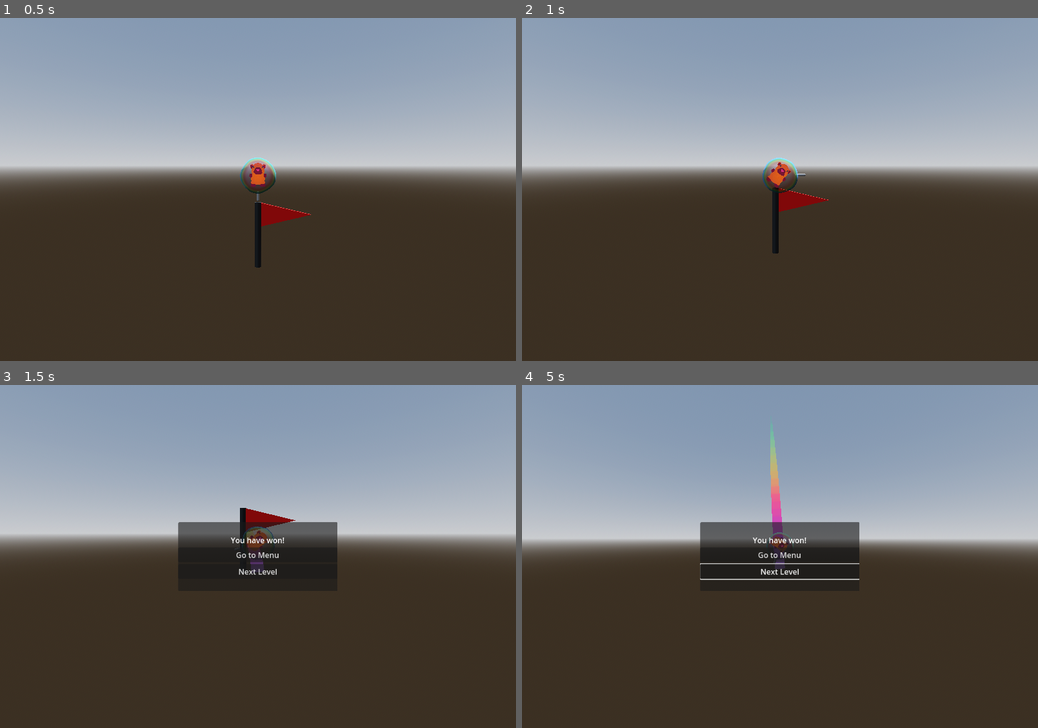
Above: before the commit, frames 1-4 (two rows, left to right).
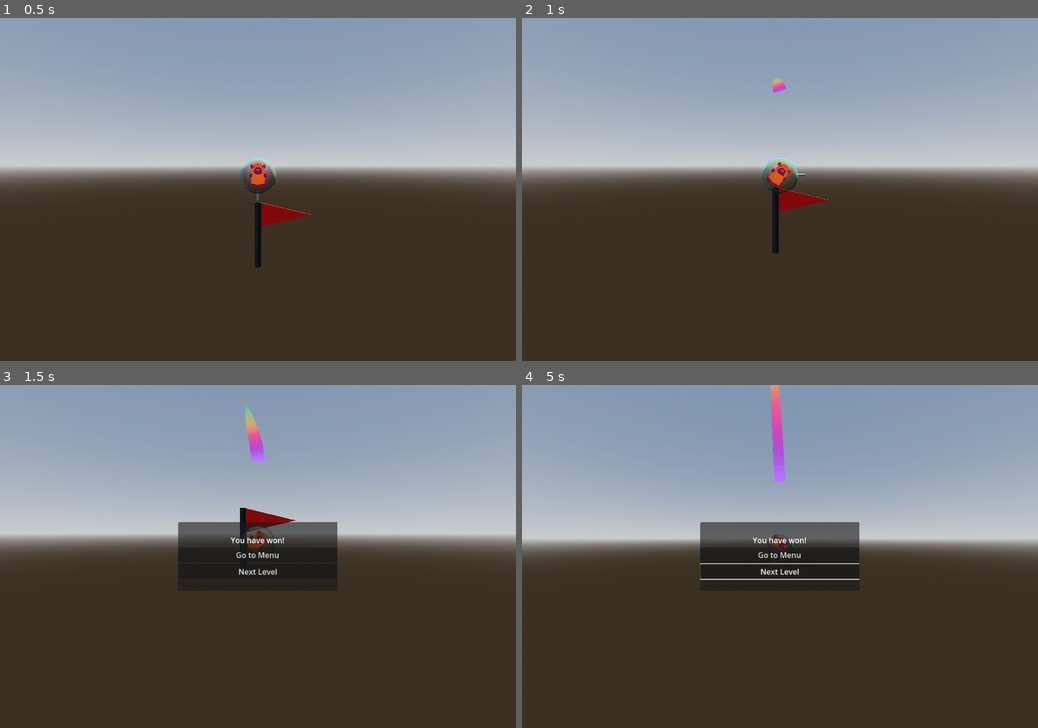
Above: after the commit, the same moments.

Repository: Mastermori/BubbeBounce
Game: Godot game, scene res://levels/base_level.tscn
Same seed, same stepped clock (60 frames per second), same inputs: the game is played once before the commit and once after it.
Inputs (mouse positions are in pixels of both pictures, inside the frame that each line leads up to):
- Up to frame 1 (0.5 s): no input
- Up to frame 2 (1 s): tap Enter (ui_accept) at 0.5, 0.77 s; move the mouse to (893, 172) at 0.52 s; press the mouse at (893, 172) at 0.53 s; hold D (move_right) from 0.53 s (still down)
- Up to frame 3 (1.5 s): move the mouse to (154, 573) at 1.27 s; release D (move_right) at 1.28 s; release the mouse at (154, 573) at 1.28 s; hold A (move_left) from 1.28 s (still down); click (154, 573) at 1.35 s
- Up to frame 4 (5 s): tap Enter (ui_accept) at 1.52, 4.52 s; release A (move_left) at 2 s; click "Next Level" at 2 s; click "Next Level" at 2.75 s; move the mouse to (831, 481) at 3.52 s; press the mouse at (831, 481) at 3.53 s; hold D (move_right) from 3.53 s (still down); move the mouse to (754, 625) at 4.27 s; release the mouse at (754, 625) at 4.28 s; click (754, 625) at 4.35 s

Frame 1 is identical in both runs. In frame 2, less than 0.1% of the frame differs, in the area x 48-52%, y 17-22%; in frame 3, 0.4%; in frame 4, 1.0%, in the area x 48-51%, y 0-54%.

Commit message:
level test

Diff:
--- /dev/null
+++ b/levels/ben_01.tscn
@@ -0,0 +1,36 @@
+[gd_scene load_steps=4 format=3 uid="uid://44m8ypt2cdal"]
+
+[ext_resource type="PackedScene" uid="uid://cscpcll7v3oqy" path="res://levels/base_level.tscn" id="1_5qyrj"]
+[ext_resource type="PackedScene" uid="uid://cut0lpewlcm1b" path="res://platforms/ig_tasse.tscn" id="2_xx52a"]
+[ext_resource type="PackedScene" uid="uid://bnv8gdwbstnq5" path="res://platforms/star.tscn" id="3_hxp6r"]
+
+[node name="Ben 01" instance=ExtResource("1_5qyrj")]
+
+[node name="IgTasse3" parent="Obstacles" index="0" instance=ExtResource("2_xx52a")]
+transform = Transform3D(-0.110228, 0.358078, -0.927162, -0.163107, -0.926717, -0.338515, -0.980432, 0.113914, 0.160556, 10.8716, -2.06425, -0.370535)
+
+[node name="IgTasse" parent="Obstacles" index="1" instance=ExtResource("2_xx52a")]
+transform = Transform3D(0.131084, -0.659573, 0.740122, -0.607846, 0.536295, 0.585586, -0.78316, -0.526641, -0.33062, -0.116122, -1.96112, 0.540396)
+
+[node name="IgTasse2" parent="Obstacles" index="2" instance=ExtResource("2_xx52a")]
+transform = Transform3D(-0.147988, -0.0965263, 0.984267, 0.521557, -0.853201, -0.00525468, 0.840284, 0.512573, 0.176608, 21.5488, -1.54466, -0.352093)
+
+[node name="IgTasse4" parent="Obstacles" index="3" instance=ExtResource("2_xx52a")]
+transform = Transform3D(-0.110228, 0.358078, -0.927162, -0.163107, -0.926717, -0.338515, -0.980432, 0.113914, 0.160556, 4.67523, -3.13338, -0.370535)
+
+[node name="IgTasse5" parent="Obstacles" index="4" instance=ExtResource("2_xx52a")]
+transform = Transform3D(-0.110228, 0.358078, -0.927162, -0.163107, -0.926717, -0.338515, -0.980432, 0.113914, 0.160556, 29.9302, 6.60415, -0.370535)
+
+[node name="IgTasse6" parent="Obstacles" index="5" instance=ExtResource("2_xx52a")]
+transform = Transform3D(-0.147988, -0.0965263, 0.984267, 0.521557, -0.853201, -0.00525468, 0.840284, 0.512573, 0.176608, 16.1391, -3.16758, -0.352093)
+
+[node name="star" parent="Obstacles" index="6" instance=ExtResource("3_hxp6r")]
+transform = Transform3D(-0.00455525, 0, 0.99999, -0.377643, 0.92595, -0.00172028, -0.92594, -0.377647, -0.00421794, 34.9669, 10.0911, -1.59506)
+
+[node name="Player" parent="." index="4"]
+transform = Transform3D(1, 0, 0, 0, 1, 0, 0, 0, 1, -0.0615311, 2.31421, 0)
+
+[node name="Goal" parent="." index="5"]
+transform = Transform3D(1, 0, 0, 0, 1, 0, 0, 0, 1, 35.2394, 9.69289, 0)
+
+[editable path="GameEndPopup"]
--- a/levels/test_level.tscn
+++ b/levels/test_level.tscn
@@ -1,7 +1,9 @@
-[gd_scene load_steps=5 format=3 uid="uid://c74ehhapvjwaf"]
+[gd_scene load_steps=7 format=3 uid="uid://c74ehhapvjwaf"]
 
 [ext_resource type="PackedScene" uid="uid://cscpcll7v3oqy" path="res://levels/base_level.tscn" id="1_46lwt"]
-[ext_resource type="PackedScene" uid="uid://b8v2khjncm8uk" path="res://platforms/cola.tscn" id="2_x25rp"]
+[ext_resource type="PackedScene" uid="uid://bnv8gdwbstnq5" path="res://platforms/star.tscn" id="7_wkb0e"]
+[ext_resource type="PackedScene" uid="uid://b7avn13w71ywo" path="res://platforms/switch.tscn" id="8_wndkh"]
+[ext_resource type="PackedScene" uid="uid://ssrvf2bwr3od" path="res://platforms/energy.tscn" id="12_0vv12"]
 
 [sub_resource type="BoxMesh" id="BoxMesh_wevqg"]
 size = Vector3(3.05, 1, 1)
@@ -11,8 +13,20 @@
 
 [node name="BaseLevel" instance=ExtResource("1_46lwt")]
 
-[node name="MeshInstance3D" type="MeshInstance3D" parent="Obstacles" index="0"]
-transform = Transform3D(11.1131, 0, 0, 0, 1, 0, 0, 0, 1, 0, 0, 0)
+[node name="DirectionalLight3D" parent="." index="0"]
+transform = Transform3D(-0.866025, -0.433013, 0.25, 0, 0.5, 0.866025, -0.5, 0.75, -0.433013, 35.3475, -3.0679, 0)
+
+[node name="Switch" parent="Obstacles" index="0" instance=ExtResource("8_wndkh")]
+transform = Transform3D(-0.0523434, -0.00518956, 0.998616, -0.00898088, 0.999949, 0.00472575, -0.998589, -0.008721, -0.0523873, 2.43167, -5.5633, -0.338345)
+
+[node name="Switch3" parent="Obstacles" index="1" instance=ExtResource("8_wndkh")]
+transform = Transform3D(-0.099349, -0.884213, 0.456396, 0.11124, 0.44592, 0.888133, -0.988815, 0.139005, 0.0540585, 21.8462, -5.17343, -0.341656)
+
+[node name="Switch2" parent="Obstacles" index="2" instance=ExtResource("8_wndkh")]
+transform = Transform3D(-0.00944897, 0.0197191, 0.999761, -0.97619, 0.216498, -0.0134963, -0.216712, -0.976084, 0.0172039, 13.4254, -5.5892, -0.228987)
+
+[node name="MeshInstance3D" type="MeshInstance3D" parent="Obstacles" index="3"]
+transform = Transform3D(11.1131, 0, 0, 0, 1, 0, 0, 0, 1, 35.5098, -14.8321, 0)
 mesh = SubResource("BoxMesh_wevqg")
 skeleton = NodePath("")
 metadata/_edit_group_ = true
@@ -22,142 +36,86 @@
 [node name="CollisionShape3D" type="CollisionShape3D" parent="Obstacles/MeshInstance3D/StaticBody3D" index="0"]
 shape = SubResource("ConcavePolygonShape3D_ew5uy")
 
-[node name="MeshInstance3D2" type="MeshInstance3D" parent="Obstacles" index="1"]
-transform = Transform3D(11.1131, 0, 0, 0, 1, 0, 0, 0, 1, 0, 14.7219, 0)
-mesh = SubResource("BoxMesh_wevqg")
-skeleton = NodePath("")
-metadata/_edit_group_ = true
+[node name="Energy2" parent="Obstacles" index="4" instance=ExtResource("12_0vv12")]
+transform = Transform3D(-0.517544, 0.173683, -0.837844, 0.0912755, 0.984802, 0.147765, 0.850775, 0, -0.525531, 66.9347, -0.303769, -0.176731)
 
-[node name="StaticBody3D" type="StaticBody3D" parent="Obstacles/MeshInstance3D2" index="0"]
+[node name="Energy" parent="Obstacles" index="5" instance=ExtResource("12_0vv12")]
+transform = Transform3D(0.554716, 0.735261, 0.389463, -0.771846, 0.629531, -0.0891329, -0.310715, -0.251162, 0.916719, 63.7558, -5.33067, -0.176731)
 
-[node name="CollisionShape3D" type="CollisionShape3D" parent="Obstacles/MeshInstance3D2/StaticBody3D" index="0"]
-shape = SubResource("ConcavePolygonShape3D_ew5uy")
+[node name="Energy4" parent="Obstacles" index="6" instance=ExtResource("12_0vv12")]
+transform = Transform3D(1, 0, 0, 0, 1, 0, 0, 0, 1, 27.0251, -4.72674, -0.0883656)
 
-[node name="MeshInstance3D8" type="MeshInstance3D" parent="Obstacles" index="2"]
-transform = Transform3D(11.1131, 0, 0, 0, 1, 0, 0, 0, 1, 33.8834, 18.9519, 0)
-mesh = SubResource("BoxMesh_wevqg")
-skeleton = NodePath("")
-metadata/_edit_group_ = true
-
-[node name="StaticBody3D" type="StaticBody3D" parent="Obstacles/MeshInstance3D8" index="0"]
-
-[node name="CollisionShape3D" type="CollisionShape3D" parent="Obstacles/MeshInstance3D8/StaticBody3D" index="0"]
-shape = SubResource("ConcavePolygonShape3D_ew5uy")
-
-[node name="MeshInstance3D11" type="MeshInstance3D" parent="Obstacles" index="3"]
-transform = Transform3D(11.1131, 0, 0, 0, 1, 0, 0, 0, 1, 64.7023, 18.9087, 0)
-mesh = SubResource("BoxMesh_wevqg")
-skeleton = NodePath("")
-metadata/_edit_group_ = true
-
-[node name="StaticBody3D" type="StaticBody3D" parent="Obstacles/MeshInstance3D11" index="0"]
-
-[node name="CollisionShape3D" type="CollisionShape3D" parent="Obstacles/MeshInstance3D11/StaticBody3D" index="0"]
-shape = SubResource("ConcavePolygonShape3D_ew5uy")
-
-[node name="MeshInstance3D12" type="MeshInstance3D" parent="Obstacles" index="4"]
-transform = Transform3D(11.1131, 0, 0, 0, 1, 0, 0, 0, 1, 83.9532, 5.44169, 0)
-mesh = SubResource("BoxMesh_wevqg")
-skeleton = NodePath("")
-metadata/_edit_group_ = true
-
-[node name="StaticBody3D" type="StaticBody3D" parent="Obstacles/MeshInstance3D12" index="0"]
-
-[node name="CollisionShape3D" type="CollisionShape3D" parent="Obstacles/MeshInstance3D12/StaticBody3D" index="0"]
-shape = SubResource("ConcavePolygonShape3D_ew5uy")
-
-[node name="MeshInstance3D3" type="MeshInstance3D" parent="Obstacles" index="5"]
-transform = Transform3D(-2.41297e-07, -1, 0, 5.52023, -4.37114e-08, 0, 0, 0, 1, -16.8678, 7.24792, 0)
-mesh = SubResource("BoxMesh_wevqg")
-skeleton = NodePath("")
-metadata/_edit_group_ = true
-
-[node name="StaticBody3D" type="StaticBody3D" parent="Obstacles/MeshInstance3D3" index="0"]
-collision_mask = 0
-
-[node name="CollisionShape3D" type="CollisionShape3D" parent="Obstacles/MeshInstance3D3/StaticBody3D" index="0"]
-shape = SubResource("ConcavePolygonShape3D_ew5uy")
-
-[node name="MeshInstance3D4" type="MeshInstance3D" parent="Obstacles" index="6"]
-transform = Transform3D(-7.20499e-08, 0.994847, 0, -1.64831, -4.34861e-08, 0, 0, 0, 0.994847, 16.4299, 2.89096, 0)
-mesh = SubResource("BoxMesh_wevqg")
-skeleton = NodePath("")
-metadata/_edit_group_ = true
-
-[node name="StaticBody3D" type="StaticBody3D" parent="Obstacles/MeshInstance3D4" index="0"]
-transform = Transform3D(1, 0, 0, 0, 1, 0, 0, 0, 1, 0.00359816, 0, 0)
-
-[node name="CollisionShape3D" type="CollisionShape3D" parent="Obstacles/MeshInstance3D4/StaticBody3D" index="0"]
-shape = SubResource("ConcavePolygonShape3D_ew5uy")
-
-[node name="MeshInstance3D6" type="MeshInstance3D" parent="Obstacles" index="7"]
-transform = Transform3D(-7.20499e-08, 0.994847, 0, -1.64831, -4.34861e-08, 0, 0, 0, 0.994847, 25.0194, 8.80437, 0)
-mesh = SubResource("BoxMesh_wevqg")
-skeleton = NodePath("")
-metadata/_edit_group_ = true
-
-[node name="StaticBody3D" type="StaticBody3D" parent="Obstacles/MeshInstance3D6" index="0"]
-transform = Transform3D(1, 0, 0, 0, 1, 0, 0, 0, 1, 0.00359816, 0, 0)
-
-[node name="CollisionShape3D" type="CollisionShape3D" parent="Obstacles/MeshInstance3D6/StaticBody3D" index="0"]
-shape = SubResource("ConcavePolygonShape3D_ew5uy")
-
-[node name="MeshInstance3D7" type="MeshInstance3D" parent="Obstacles" index="8"]
-transform = Transform3D(-7.20499e-08, 0.994847, 0, -1.64831, -4.34861e-08, 0, 0, 0, 0.994847, 17.2931, 16.876, 0)
-mesh = SubResource("BoxMesh_wevqg")
-skeleton = NodePath("")
-metadata/_edit_group_ = true
-
-[node name="StaticBody3D" type="StaticBody3D" parent="Obstacles/MeshInstance3D7" index="0"]
-transform = Transform3D(1, 0, 0, 0, 1, 0, 0, 0, 1, 0.00359816, 0, 0)
-
-[node name="CollisionShape3D" type="CollisionShape3D" parent="Obstacles/MeshInstance3D7/StaticBody3D" index="0"]
-shape = SubResource("ConcavePolygonShape3D_ew5uy")
-
-[node name="MeshInstance3D5" type="MeshInstance3D" parent="Obstacles" index="9"]
-transform = Transform3D(-5.84858, -8.70994e-08, 0, 5.113e-07, -0.996301, 0, 0, 0, 0.996301, 25.1058, 5.82608, 0)
-mesh = SubResource("BoxMesh_wevqg")
-skeleton = NodePath("")
-metadata/_edit_group_ = true
-
-[node name="StaticBody3D" type="StaticBody3D" parent="Obstacles/MeshInstance3D5" index="0"]
-transform = Transform3D(1, 0, 0, 0, 1, 0, 0, 0, 1, 0.00359816, 0, 0)
-
-[node name="CollisionShape3D" type="CollisionShape3D" parent="Obstacles/MeshInstance3D5/StaticBody3D" index="0"]
-shape = SubResource("ConcavePolygonShape3D_ew5uy")
-
-[node name="MeshInstance3D9" type="MeshInstance3D" parent="Obstacles" index="10"]
-transform = Transform3D(-5.6493, 0.257862, 0, -1.51372, -0.962353, 0, 0, 0, 0.996301, 42.6302, 8.11376, 0)
-mesh = SubResource("BoxMesh_wevqg")
-skeleton = NodePath("")
-metadata/_edit_group_ = true
-
-[node name="StaticBody3D" type="StaticBody3D" parent="Obstacles/MeshInstance3D9" index="0"]
-transform = Transform3D(1, 0, 0, 0, 1, 0, 0, 0, 1, 0.00359816, 0, 0)
-
-[node name="CollisionShape3D" type="CollisionShape3D" parent="Obstacles/MeshInstance3D9/StaticBody3D" index="0"]
-shape = SubResource("ConcavePolygonShape3D_ew5uy")
-
-[node name="MeshInstance3D10" type="MeshInstance3D" parent="Obstacles" index="11"]
-transform = Transform3D(-5.6493, -0.257862, 0, 1.51373, -0.962353, 0, 0, 0, 0.996301, 59.464, 8.11375, 0)
-mesh = SubResource("BoxMesh_wevqg")
-skeleton = NodePath("")
-metadata/_edit_group_ = true
-
-[node name="StaticBody3D" type="StaticBody3D" parent="Obstacles/MeshInstance3D10" index="0"]
-transform = Transform3D(1, 0, 0, 0, 1, 0, 0, 0, 1, 0.00359816, 0, 0)
-
-[node name="CollisionShape3D" type="CollisionShape3D" parent="Obstacles/MeshInstance3D10/StaticBody3D" index="0"]
-shape = SubResource("ConcavePolygonShape3D_ew5uy")
-
-[node name="Cola" parent="Obstacles" index="12" instance=ExtResource("2_x25rp")]
-transform = Transform3D(1, 0, 0, 0, 1, 0, 0, 0, 1, -11.8928, 4.45338, 0)
+[node name="Energy3" parent="Obstacles" index="7" instance=ExtResource("12_0vv12")]
+transform = Transform3D(1, 0, 0, 0, 1, 0, 0, 0, 1, 30.0307, -5.85293, -0.0883656)
 
 [node name="Player" parent="." index="4"]
-transform = Transform3D(1, 0, 0, 0, 1, 0, 0, 0, 1, 0, 3.16336, 0)
+transform = Transform3D(1, 0, 0, 0, 1, 0, 0, 0, 1, -0.375688, -0.950683, 0)
 
 [node name="Goal" parent="." index="5"]
 transform = Transform3D(1, 0, 0, 0, 1, 0, 0, 0, 1, 16.7658, 6.67108, 0)
 
+[node name="CollisionShape3D" parent="Goal" index="0"]
+transform = Transform3D(1.64882, 1.53708, 0, -1.58304, 1.60095, 0, 0, 0, 1, 50.9506, 7.04236, -0.152416)
+
+[node name="Pole" parent="Goal" index="1"]
+transform = Transform3D(0.2, 0, 0, 0, 1, 0, 0, 0, 0.2, 63.6727, 0.755173, 0)
+
+[node name="Flag" parent="Goal" index="2"]
+transform = Transform3D(-3.14722e-08, 1.51, 0, -0.72, -6.60042e-08, 0, 0, 0, 0.09, 64.511, 1.38501, 0)
+
+[node name="Switch" parent="." index="7" instance=ExtResource("8_wndkh")]
+transform = Transform3D(-0.0506298, 0.454154, 0.889483, 0.0160346, 0.89088, -0.453955, -0.998589, -0.008721, -0.0523873, 60.0007, -9.63342, -0.338345)
+
+[node name="Energy2" parent="." index="8" instance=ExtResource("12_0vv12")]
+transform = Transform3D(-0.877682, 0, -0.479243, 0, 1, 0, 0.479243, 0, -0.877682, 67.8882, 5.33372, -0.176731)
+
+[node name="Energy3" parent="." index="9" instance=ExtResource("12_0vv12")]
+transform = Transform3D(-0.236787, -0.932205, -0.273726, -0.971561, 0.227195, 0.0667121, 0, 0.281739, -0.959491, 57.7214, 16.5496, -0.176731)
+
+[node name="Energy4" parent="." index="10" instance=ExtResource("12_0vv12")]
+transform = Transform3D(0.315798, 0, -0.948826, 0, 1, 0, 0.948826, 0, 0.315798, 68.149, 20.2191, -0.176731)
+
+[node name="Energy5" parent="." index="11" instance=ExtResource("12_0vv12")]
+transform = Transform3D(0.194993, 0.79439, 0.575259, -0.364272, 0.603221, -0.709528, -0.91065, -0.071198, 0.406998, 53.3207, 14.0596, -0.176731)
+
+[node name="Switch2" parent="." index="12" instance=ExtResource("8_wndkh")]
+transform = Transform3D(-0.0523434, -0.00518956, 0.998616, -0.00898088, 0.999949, 0.00472575, -0.998589, -0.008721, -0.0523873, 38.0214, -10.5145, -0.338345)
+
+[node name="star" parent="." index="13" instance=ExtResource("7_wkb0e")]
+transform = Transform3D(0.124623, 0, -0.992204, 0, 1, 0, 0.992204, 0, 0.124623, 67.7565, 13.7218, -1.63075)
+
+[node name="Switch3" parent="." index="14" instance=ExtResource("8_wndkh")]
+transform = Transform3D(-0.00248156, -0.977685, 0.210061, -0.0530502, 0.209895, 0.976284, -0.998589, -0.008721, -0.0523873, -4.08821, 2.03506, -0.338345)
+
+[node name="Switch4" parent="." index="15" instance=ExtResource("8_wndkh")]
+transform = Transform3D(-0.0523434, -0.00518956, 0.998616, -0.00898088, 0.999949, 0.00472575, -0.998589, -0.008721, -0.0523873, 49.114, 10.1707, -0.338345)
+
+[node name="Switch5" parent="." index="16" instance=ExtResource("8_wndkh")]
+transform = Transform3D(-0.0523434, -0.00518956, 0.998616, -0.00898088, 0.999949, 0.00472575, -0.998589, -0.008721, -0.0523873, 1.5983, 10.0256, -0.338345)
+
+[node name="Energy6" parent="." index="17" instance=ExtResource("12_0vv12")]
+transform = Transform3D(-0.0535211, 0, -0.998567, -0.246949, 0.968938, 0.013236, 0.967549, 0.247303, -0.0518587, 70.6232, 4.9447, -0.0883656)
+
+[node name="Switch6" parent="." index="18" instance=ExtResource("8_wndkh")]
+transform = Transform3D(-0.0523434, -0.00518956, 0.998616, -0.00898088, 0.999949, 0.00472575, -0.998589, -0.008721, -0.0523873, 13.4511, 10.0256, -0.338345)
+
+[node name="Switch7" parent="." index="19" instance=ExtResource("8_wndkh")]
+transform = Transform3D(-0.0523434, -0.00518956, 0.998616, -0.00898088, 0.999949, 0.00472575, -0.998589, -0.008721, -0.0523873, 25.3948, 10.0256, -0.338345)
+
+[node name="Switch8" parent="." index="20" instance=ExtResource("8_wndkh")]
+transform = Transform3D(-0.0523434, -0.00518956, 0.998616, -0.00898088, 0.999949, 0.00472575, -0.998589, -0.008721, -0.0523873, 37.2206, 10.0163, -0.338345)
+
+[node name="Switch9" parent="." index="21" instance=ExtResource("8_wndkh")]
+transform = Transform3D(-0.0287304, -0.74091, 0.67099, -0.044666, 0.671548, 0.739613, -0.998589, -0.00872099, -0.0523873, 49.7306, -9.08846, -0.338345)
+
+[node name="Energy7" parent="." index="22" instance=ExtResource("12_0vv12")]
+transform = Transform3D(0.494548, -0.865552, 0.0790031, -0.859404, -0.500552, -0.104272, 0.129798, -0.016328, -0.991406, 63.2618, 17.4125, -0.176731)
+
+[node name="Energy8" parent="." index="23" instance=ExtResource("12_0vv12")]
+transform = Transform3D(-0.877682, 0, -0.479243, 0, 1, 0, 0.479243, 0, -0.877682, 72.3614, 10.5789, -0.176731)
+
+[node name="Energy9" parent="." index="24" instance=ExtResource("12_0vv12")]
+transform = Transform3D(0.0965606, -0.551527, -0.828549, -0.233505, 0.796655, -0.557509, 0.967549, 0.247303, -0.0518587, 72.3262, 16.2072, -0.0883656)
+
 [editable path="Goal"]
 [editable path="GameEndPopup"]
--- a/player/player.tscn
+++ b/player/player.tscn
@@ -64,7 +64,7 @@
 transform = Transform3D(-1.74846e-08, 0, -0.4, -0.103528, 0.38637, 4.52534e-09, 0.38637, 0.103528, -1.68888e-08, 0, 0.0740854, 0)
 
 [node name="Trail3D" type="MeshInstance3D" parent="Body/capybara"]
-transform = Transform3D(-1.09278e-07, -0.647048, 2.41481, 0, 2.41481, 0.647048, -2.5, 2.82833e-08, -1.05555e-07, 2.18112, -8.14005, -9.53398e-08)
+transform = Transform3D(-1.09278e-07, -0.647048, 2.41481, 1.54363e-17, 2.41481, 0.647048, -2.5, 2.82833e-08, -1.05555e-07, 0.0276441, -0.103206, -0.0171981)
 material_override = SubResource("StandardMaterial3D_g6k8r")
 skeleton = NodePath("../../..")
 script = ExtResource("4_yw30f")
